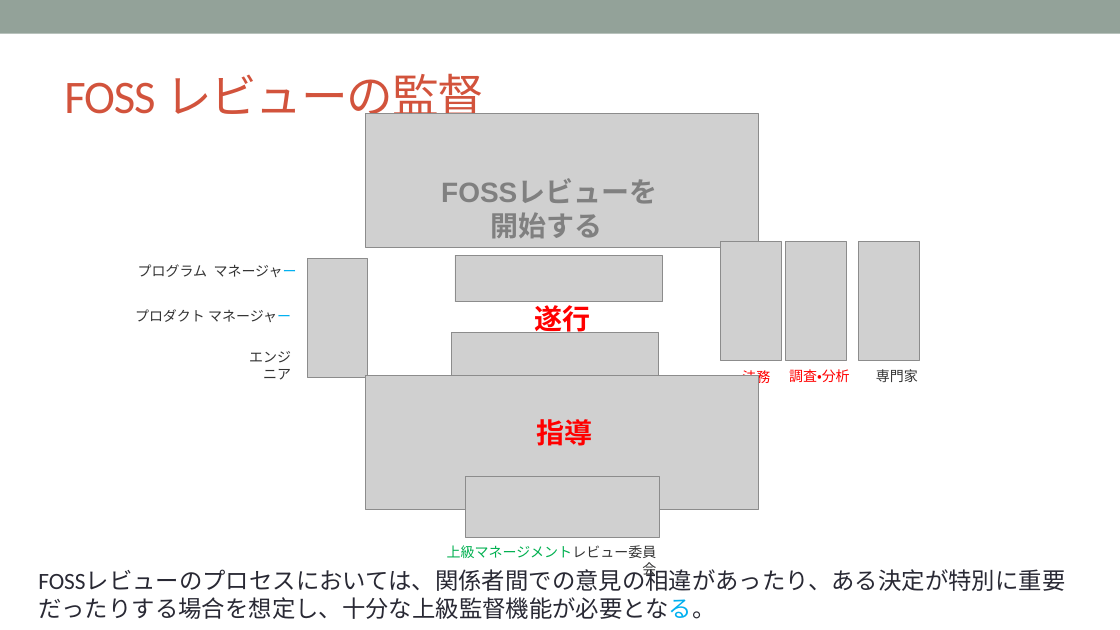
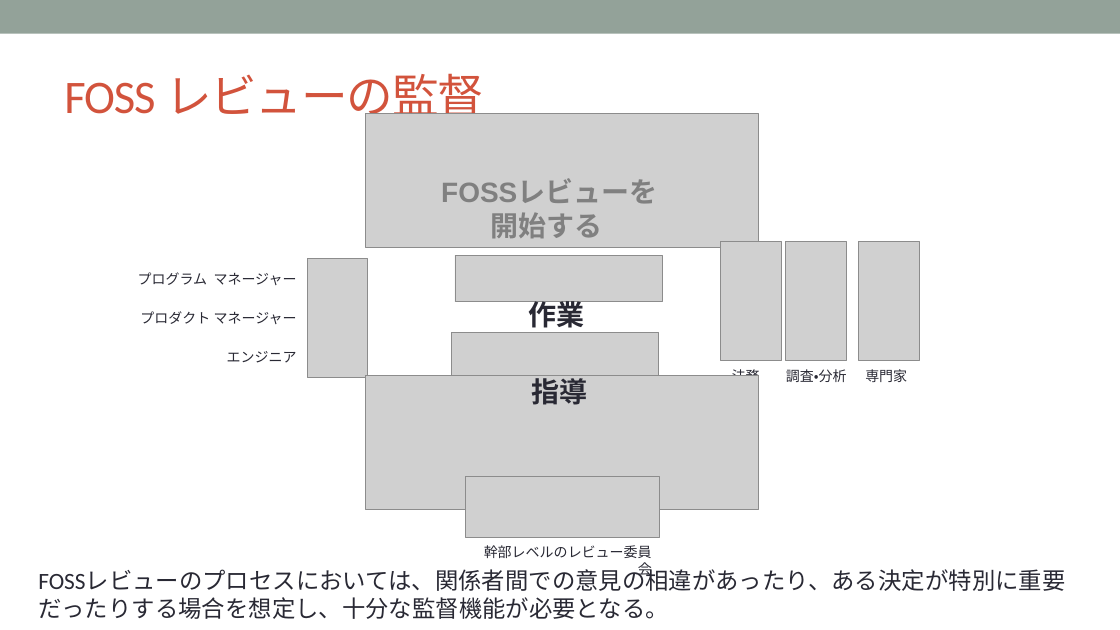
Before and after one commit to OpenChain-Project/Curriculum-Translation-JP, a slide deck: slide 49 of RC/openchain-curriculum-release-2-jp_rc1.0.pptx. Drawn at 1120x630 pixels with LibreOffice and Linux fonts; fonts in the diff are those of the drawing; grey boxes stand for pictures; background and template pictures are left out. Boxes give left, top, right and bottom in pixels: in the first picture for what was removed or moved away, otherwise in the second. Text is boxed around its words. In the diff, an @@ line names an element or a change of style, - is before the commit and + after.

```diff
--- a/RC/openchain-curriculum-release-2-jp_rc1.0.pptx
+++ b/RC/openchain-curriculum-release-2-jp_rc1.0.pptx
@@ text "プログラム マネージャー" at box(138, 272, 297, 285): text colour #333333 to #292934; text colour #00B0F0 to #292934 in "マネージャー" @@
@@ text "プログラム マネージャー": place and size @@
-text "プログラム マネージャー" at box(138, 264, 297, 277)
+text "プログラム マネージャー" at box(138, 272, 297, 285)
@@ text "プロダクト マネージャー" at box(140, 311, 297, 324): text colour #333333 to #292934; text colour #00B0F0 to #292934 in "マネージャー" @@
@@ text at box(529, 301, 585, 333): text changed; text colour #FF0000 to #292934 @@
-遂行
+作業
@@ text "エンジニア" at box(227, 351, 297, 363): text colour #333333 to #292934 @@
@@ text "エンジニア": place and size @@
-text "エンジニア" at box(249, 351, 291, 380)
+text "エンジニア" at box(227, 351, 297, 363)
@@ text colour #FF0000 to #292934 in 3 elements at box(786, 369, 847, 382), box(732, 367, 760, 385), box(532, 375, 588, 405) @@
@@ text "指導": place and size @@
-text "指導" at box(536, 419, 592, 446)
+text "指導" at box(532, 375, 588, 405)
@@ text "法務": place and size @@
-text "法務" at box(742, 368, 770, 386)
+text "法務" at box(732, 367, 760, 385)
@@ text "専門家" at box(865, 369, 907, 382): text colour #333333 to #292934 @@
@@ text at box(38, 569, 1065, 619): text changed @@
-FOSSレビューのプロセスにおいては、関係者間での意見の相違があったり、ある決定が特別に重要だったりする場合を想定し、十分な上級監督機能が必要となる。
+FOSSレビューのプロセスにおいては、関係者間での意見の相違があったり、ある決定が特別に重要だったりする場合を想定し、十分な監督機能が必要となる。
@@ text at box(484, 545, 652, 578): text changed; text colour #00B050 to #292934 @@
-上級マネージメントレビュー委員会
+幹部レベルのレビュー委員会
```
Also in this commit, not shown: 6 other slides changed.
